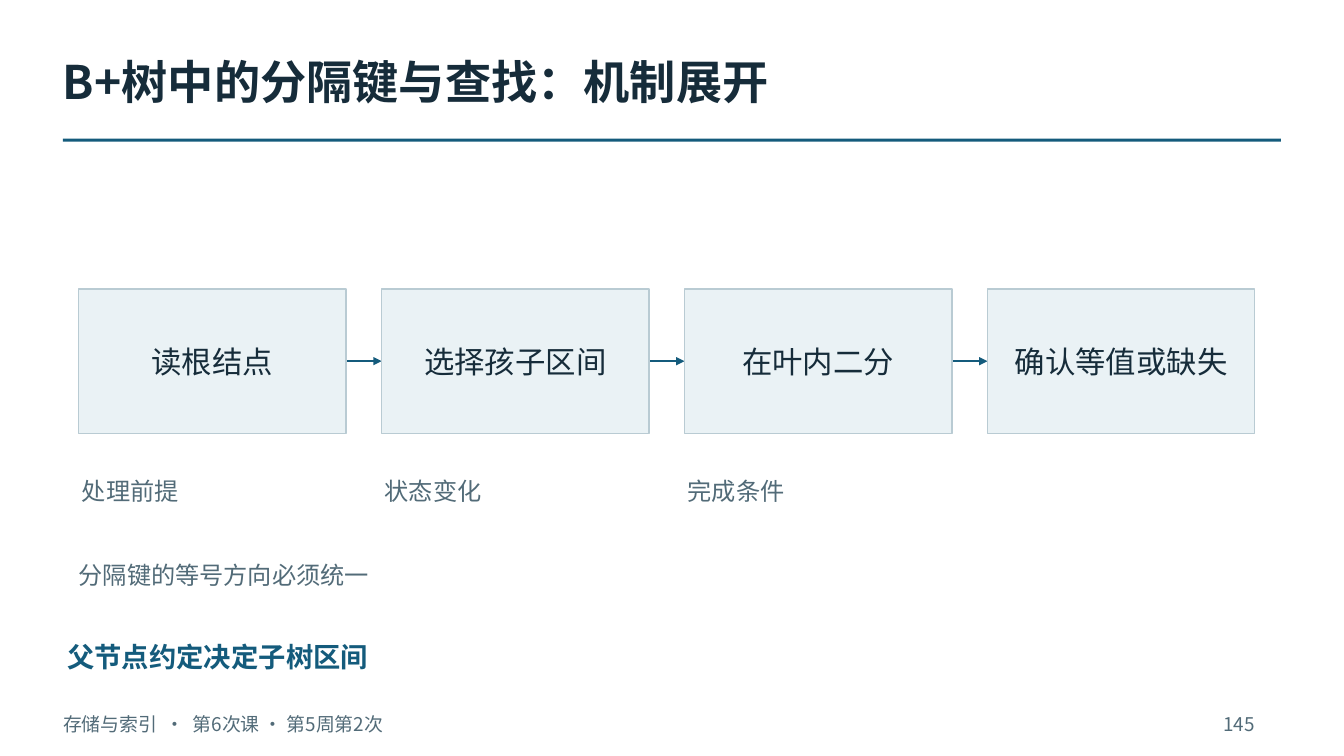
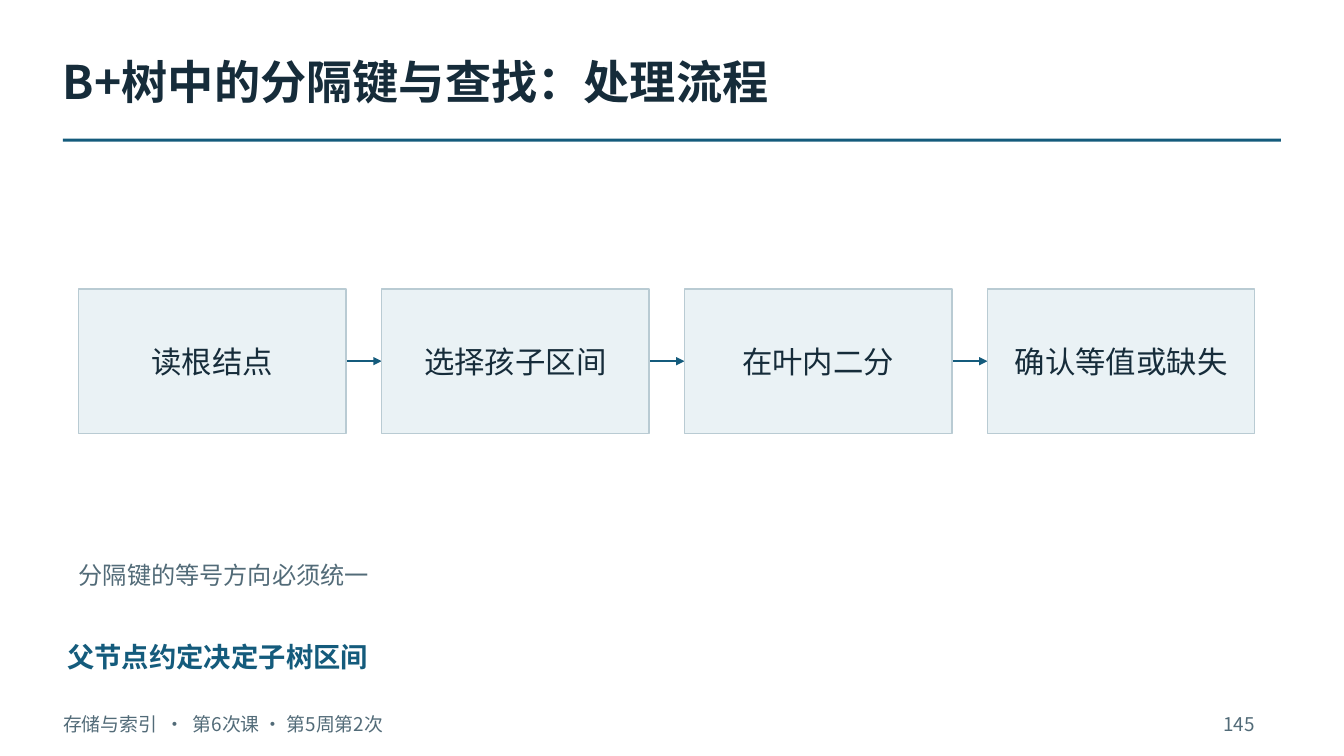
Before and after one commit to intellistream/database-kernel-course-student, a slide deck: slide 145 of 01_课件（第6版）/02_存储与索引.pptx. Drawn at 1344x756 pixels with LibreOffice and Linux fonts; fonts in the diff are those of the drawing. Boxes give left, top, right and bottom in pixels: in the first picture for what was removed or moved away, otherwise in the second. Text is boxed around its words. In the diff, an @@ line names an element or a change of style, - is before the commit and + after.

```diff
--- a/01_课件（第6版）/02_存储与索引.pptx
+++ b/01_课件（第6版）/02_存储与索引.pptx
@@ text at (x1=63, y1=59, x2=768, y2=104): text changed @@
-B+树中的分隔键与查找：机制展开
+B+树中的分隔键与查找：处理流程
@@ text removed at (x1=82, y1=479, x2=179, y2=502) @@
-处理前提
@@ text removed at (x1=385, y1=479, x2=482, y2=502) @@
-状态变化
@@ text removed at (x1=688, y1=479, x2=785, y2=502) @@
-完成条件
```
Also in this commit, not shown: 150 other slides changed, 6 other files.
